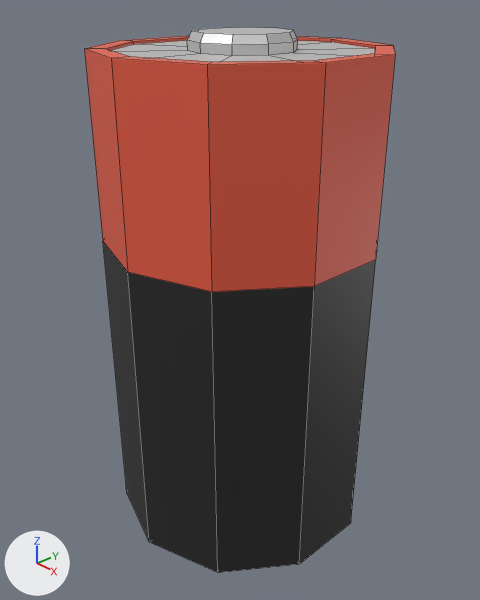
An edit to the Blender file Ludectrophobia/_3dObjects/Battery Nicole.blend, drawn before and after from the same camera.
Before and after are seen from a 50 mm lens placed at (1.022, -0.971, 0.751), pointed at (-0.001, -0.008, 0.073). Arrows for +X, +Y and +Z are at lower left; the lights stay in place. Mesh edges are drawn as thin lines.
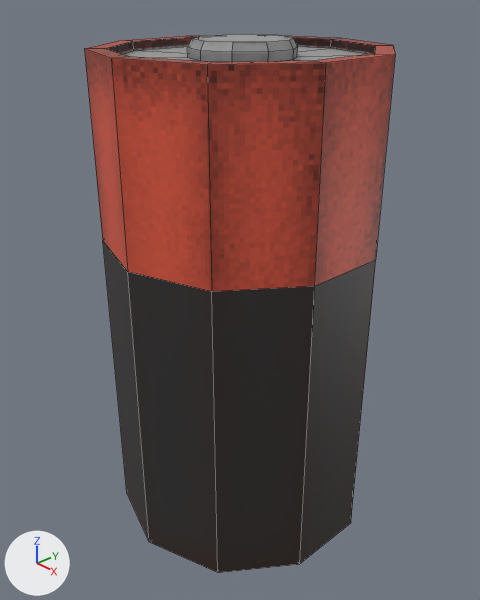
The newer file is also turned or shifted as a whole; pictures and numbers use the older file's frame.

Diff of the bpy script that builds the scene:
```diff
--- a/Ludectrophobia/_3dObjects/Battery Nicole.blend.py
+++ b/Ludectrophobia/_3dObjects/Battery Nicole.blend.py
@@ img_battery_color @@
+img_battery_color = load_image('Battery_Color', '../_Textures/Baked_Textures/Battery_Color.png', 256, 256, 'sRGB')
@@ mat_m_battery @@
+mat_m_battery = principled_material('M_Battery')
+mat_m_battery.texture = img_battery_color
@@ me_cylinder_001 @@
 # used by ob_cylinder_001; location = (0.0, 0.0, 0.173); scale = (0.309, 0.309, 0.455)
-me_cylinder_001.from_pydata(...)  # 160 vertices, 122 faces; spans x -0.95..0.95, y -1.0..1.0, z -1.46..1.07
-me_cylinder_001.materials.append(mat_material_004)  # light grey #d8d8d8
-me_cylinder_001.materials.append(mat_material_003)  # black #252525
+me_cylinder_001.from_pydata(...)  # 130 vertices, 122 faces; spans x -0.95..0.95, y -1.0..1.0, z -1.46..1.04
+# me_cylinder_001 part 1
+# 70 vertices are removed from x -0.95..0.95, y -1.0..1.0, z -1.39..1.07
+# 61 faces are deleted
+# 20 vertices are added at x -0.34..0.34, y -0.36..0.36, z 0.96..1.04
+# 10 new vertices lie (0.0, 0.0, -0.04) away from vertices in x -0.83..0.83, y -0.88..0.88, z 1.0
+# 10 new vertices lie (0.0, 0.0, 0.04) away from vertices in x -0.34..0.34, y -0.36..0.36, z 0.96
+# 61 new faces join them
+# me_cylinder_001 part 2: 20 faces spanning x -0.95..0.95, y -1.0..1.0, z 0.13..1.0 switch from mat_material_002 (red #e75c43) to mat_m_battery (picture img_battery_color)
```

Changed parts and their boxes (x1, y1, x2, y2) in the pictures (480 x 600 px; the box of a moved part takes in the faces that stretch with it):
'Cylinder.001', surface changed, reshaped
    before: (84, 27, 395, 573)
    after: (84, 34, 395, 573)
part 1 of me_cylinder_001, moved or reshaped
    before: (103, 27, 376, 573)
    after: (103, 34, 376, 573)
part 2 of me_cylinder_001, recoloured
    both: (84, 36, 395, 292)
